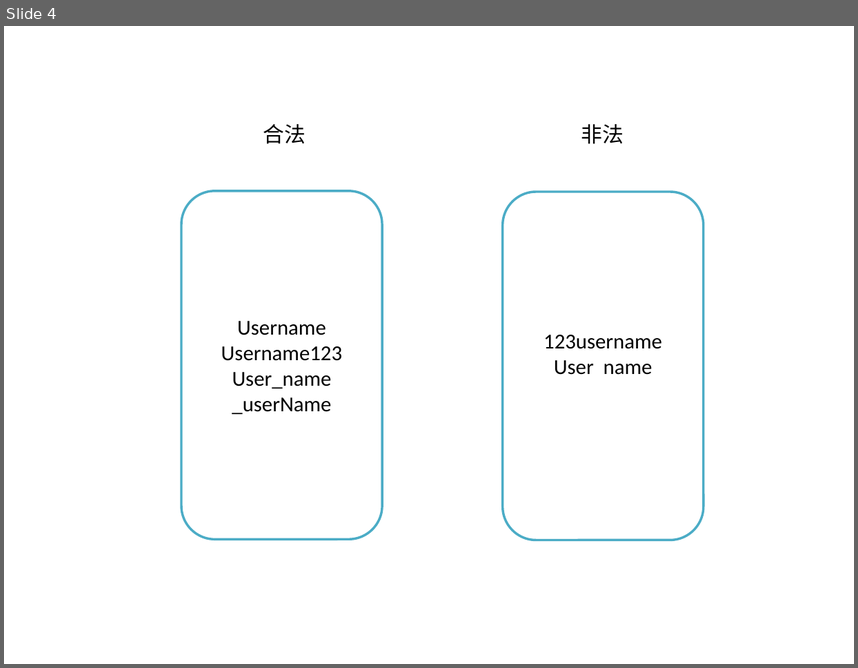
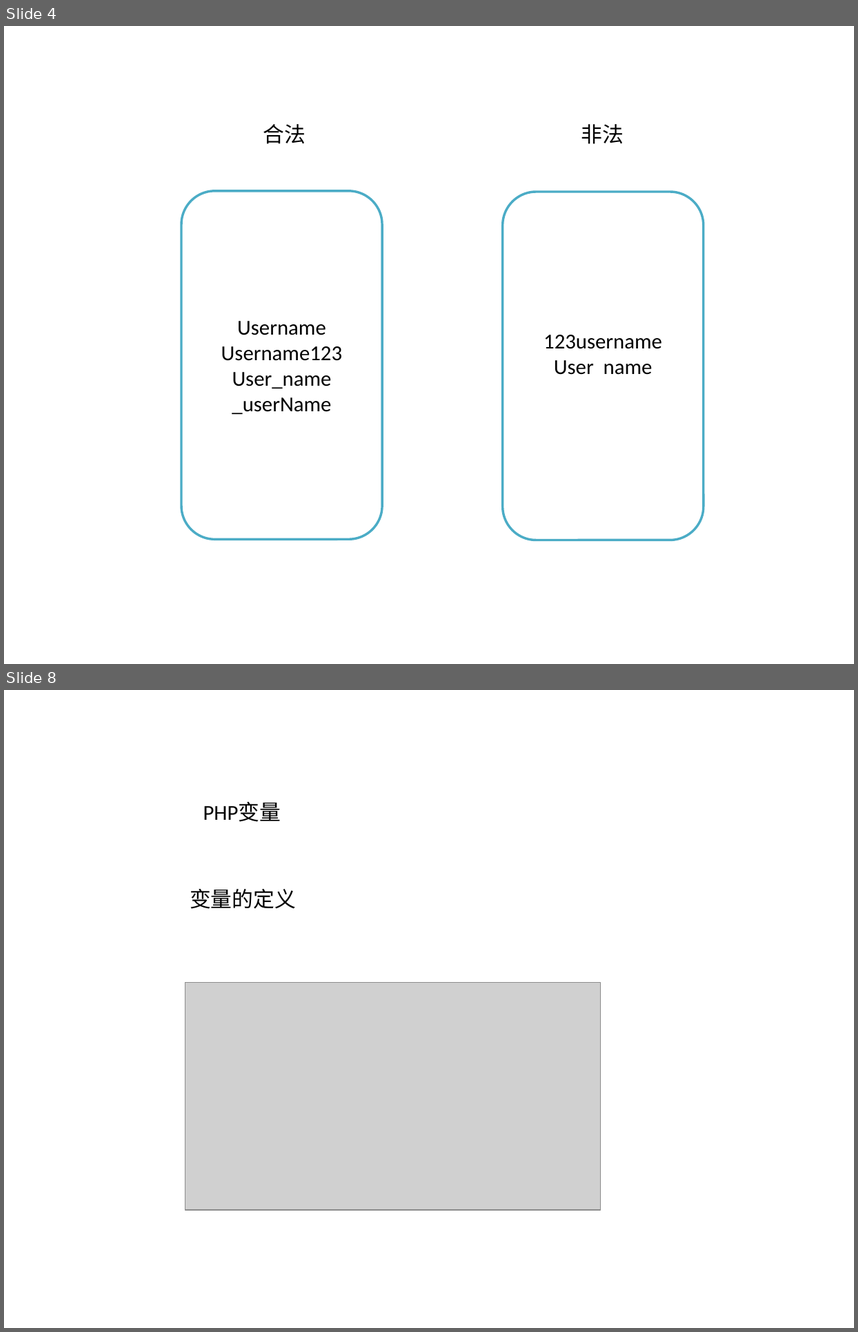
Before and after one commit to nubeier/competition, a slide deck: PHP.pptx. Shown one above the other, each under a label of ours: slide 4 before the commit, slides 4 and 8 after it; the slides between them are not shown. The pictures are 858x668 and 858x1332 pixels, drawn with LibreOffice and Linux fonts; fonts in the diff are those of the drawing; grey boxes stand for pictures; background and template pictures are left out. Boxes give left, top, right and bottom in pixels: in the first picture for what was removed or moved away, otherwise in the second. Text is boxed around its words. In the diff, an @@ line names an element or a change of style, - is before the commit and + after.

Commit message:
变量

```diff
--- a/PHP.pptx
+++ b/PHP.pptx
@@ slide 8 added at [4,690,854,1328], background picture (left out) @@
@@ text added at [203,802,281,822], 18 pt, text #000000 @@
+PHP变量
@@ text added at [190,889,296,909], 18 pt, text #000000 @@
+变量的定义
@@ picture added at [185,983,601,1210] @@
```
Also in this commit, not shown: 3 other slides added.
